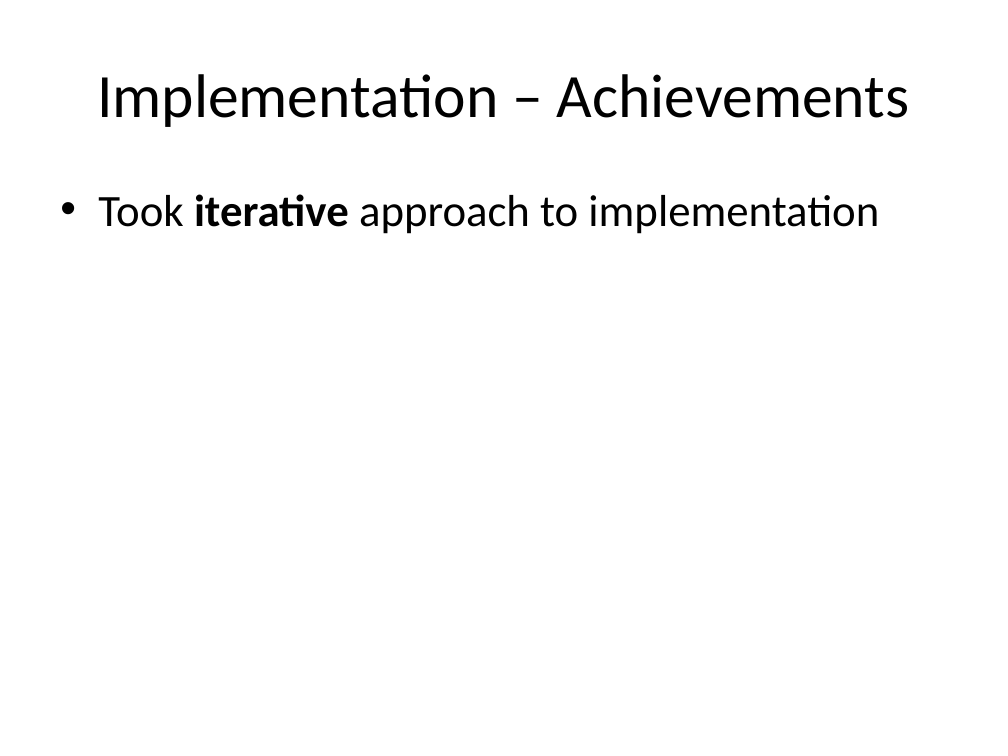
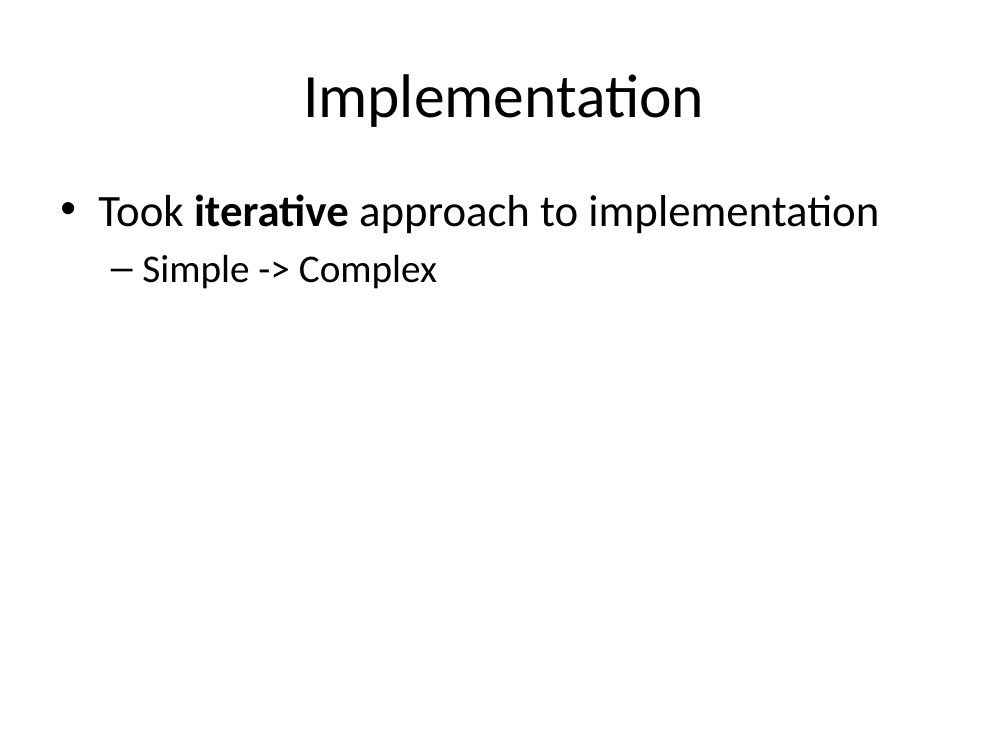
Before and after one commit to michaelwh/susanedge, a slide deck: slide 12 of susanedge-presentation.pptx (slide 11 before the commit). Drawn at 1008x756 pixels with LibreOffice and Linux fonts; fonts in the diff are those of the drawing. Boxes give left, top, right and bottom in pixels: in the first picture for what was removed or moved away, otherwise in the second. Text is boxed around its words. In the diff, an @@ line names an element or a change of style, - is before the commit and + after.

```diff
--- a/susanedge-presentation.pptx
+++ b/susanedge-presentation.pptx
@@ title at (303, 74, 704, 127): text changed @@
-Implementation – Achievements
+Implementation
@@ text at (142, 254, 437, 289): paragraph added @@
+  – Simple -> Complex
```
Also in this commit, not shown: 7 other slides changed, 14 slides added, 2 slides removed.
